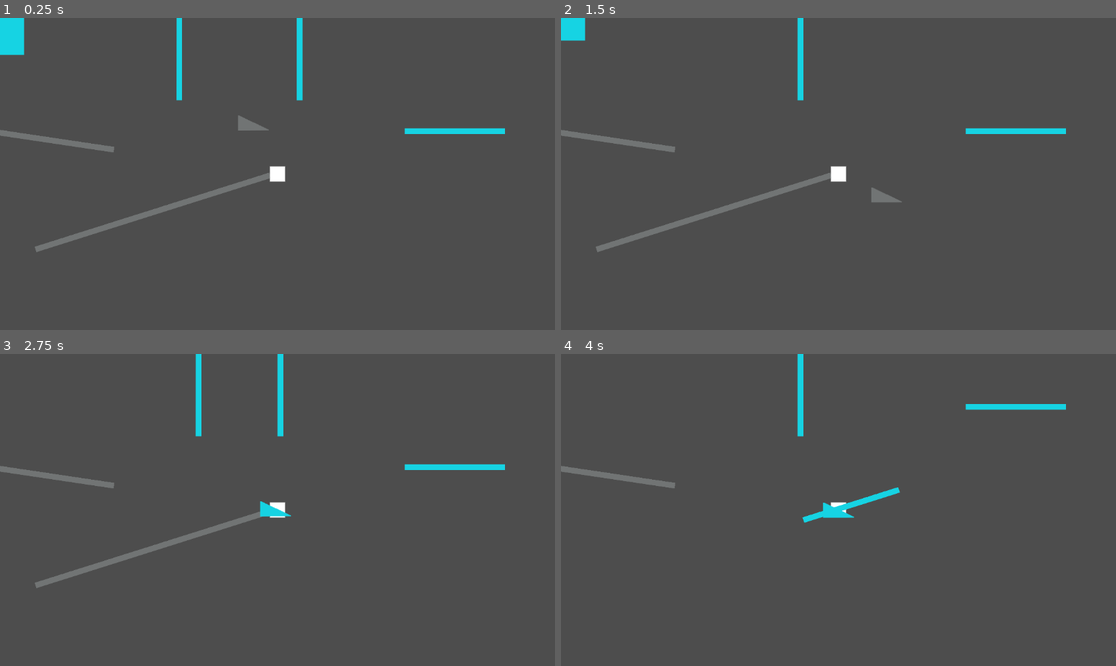
Above: before the commit, frames 1-4 (two rows, left to right).
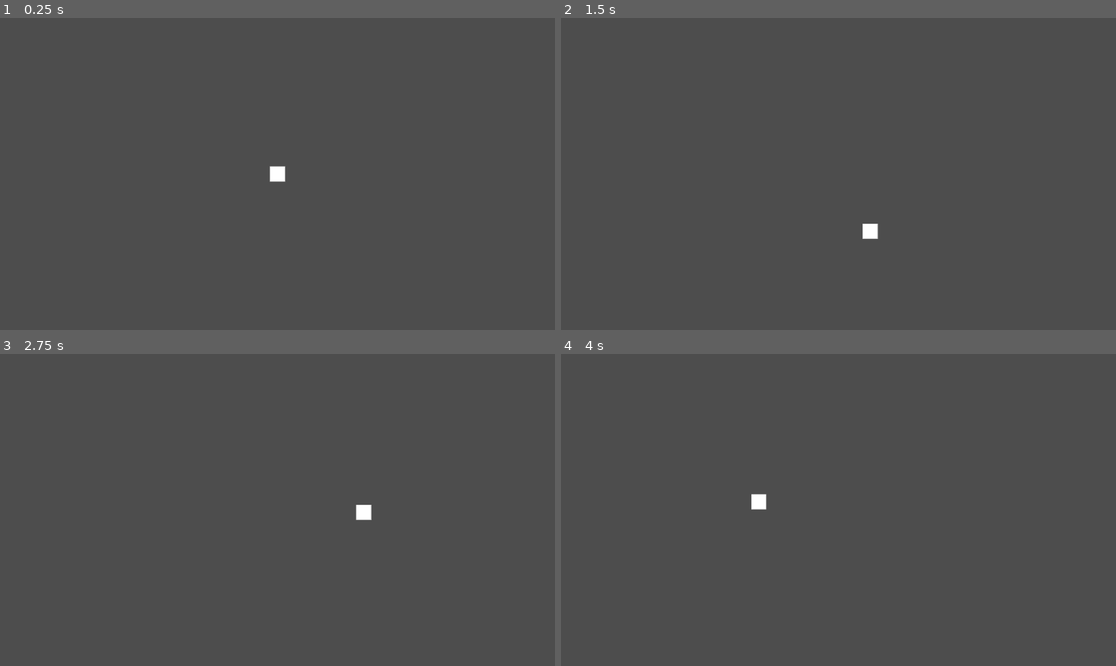
Above: after the commit, the same moments.

Repository: Abbarnan/DashNBeatScripts
Game: Godot game, scene res://Levels/MainGameMenu.tscn
Same seed, same stepped clock (60 frames per second), same inputs: the game is played once before the commit and once after it.
Inputs:
- Up to frame 1 (0.25 s): no input
- Up to frame 2 (1.5 s): hold Right (ui_right) 0.53-1.28 s; tap S (Dashing) at 0.6, 1.35 s; hold Down (ui_down) from 1.28 s (still down)
- Up to frame 3 (2.75 s): release Down (ui_down) at 2.03 s; hold Right (ui_right) from 2.03 s (still down); tap S (Dashing) at 2.1 s
- Up to frame 4 (4 s): release Right (ui_right) at 2.78 s; hold Up (ui_up) 2.78-3.53 s; tap S (Dashing) at 2.85, 3.6 s; hold Left (ui_left) from 3.53 s (still down)

The runs differ from the first frame. In frame 1, 2.8% of the frame differs, in the area x 0-91%, y 0-76%; in frame 2, 2.6%; in frame 3, 2.5%; in frame 4, 1.7%.

Commit message:
sprite changes and backpack rework

Diff:
--- /dev/null
+++ b/InwardsSpamAttack.gd
@@ -0,0 +1,57 @@
+extends Node2D
+@export var attackSpeed : int
+@export var angleBetween : float
+@export var attackTime: float
+@export var xdistance : int
+@export var ydistance : int
+@export var distanceFromPlayer : int
+@export var xdirection : int
+@export var ydirection : int
+@onready var singleAttack : PackedScene = preload("res://SingleAttack.tscn")
+var baseNode : Node2D
+var attackTimer : Timer
+var amountOfAttacks : float
+var fullList = []
+var currentTimerIteration = 0
+var startAttack = false
+func distanceCheck():
+	for i in range(len(fullList)):
+		if(len(fullList[i]) >= 1):
+			if(fullList[i][0].position.x == baseNode.position.x && fullList[i][0].position.y == baseNode.position.y):
+				var arraySize = len(fullList[i])
+				for attack in range(arraySize):
+					fullList[i][0].queue_free()
+					fullList[i].pop_at(0)
+func _ready() -> void:
+	baseNode = $"."
+	angleBetween = deg_to_rad(angleBetween)
+	attackTimer = $"Timer"
+	amountOfAttacks = (PI/2)/angleBetween
+	attackTimer.start(attackTime)
+func _process(delta: float) -> void:
+	if(startAttack):
+		if(currentTimerIteration == 1 && len(fullList[0])>0):
+			for attack in range(len(fullList[0])):
+					fullList[0][attack].position += Vector2(xdirection*-1*attackSpeed*cos(fullList[0][attack].rotation),ydirection*-1*attackSpeed*sin(fullList[0][attack].rotation))
+		elif(currentTimerIteration > 1):
+			for subset in range(len(fullList)):
+				if(len(fullList[subset]) > 0):
+					for attack in range(amountOfAttacks):
+						fullList[subset][attack].position += Vector2(xdirection*attackSpeed*cos(fullList[subset][attack].rotation),ydirection*attackSpeed*sin(fullList[subset][attack].rotation))
+
+func _on_timer_timeout() -> void:
+	var angleSum = 0;
+	var currentSet = []
+	currentTimerIteration+=1
+	if(currentTimerIteration%2 == 0):
+		angleSum = angleBetween/2
+	startAttack = true
+	for attack in range(amountOfAttacks):
+		var tempAttack = singleAttack.instantiate()
+		tempAttack.position = Vector2(cos(angleSum)*(xdistance-baseNode.position.x),sin(angleSum)*(ydistance-baseNode.position.y))
+		tempAttack.rotation = angleSum
+		angleSum += angleBetween
+		tempAttack.name = str(currentTimerIteration)+str(attack)
+		currentSet.append(tempAttack)
+		add_child(tempAttack)
+	fullList.append(currentSet)
--- /dev/null
+++ b/InwardsSpamAttack.tscn
@@ -0,0 +1,10 @@
+[gd_scene load_steps=2 format=3 uid="uid://xghx87685vue"]
+
+[ext_resource type="Script" uid="uid://cn0wvnoxti1py" path="res://InwardsSpamAttack.gd" id="1_lka35"]
+
+[node name="Node2D" type="Node2D"]
+script = ExtResource("1_lka35")
+
+[node name="Timer" type="Timer" parent="."]
+
+[connection signal="timeout" from="Timer" to="." method="_on_timer_timeout"]
--- a/Levels/MainGameMenu.tscn
+++ b/Levels/MainGameMenu.tscn
@@ -8,6 +8,8 @@
 [ext_resource type="PackedScene" uid="uid://0fkrjlisb30l" path="res://Objects/FollowingAttack/FollowingAttack(Triangle).tscn" id="6_yi0xq"]
 [ext_resource type="PackedScene" uid="uid://b31owc8kny758" path="res://Objects/Closing Attack/ClosingAttackHorizontial.tscn" id="7_87mhr"]
 [ext_resource type="PackedScene" uid="uid://80tmnsomhw53" path="res://Objects/Closing Attack/ClosingAttackVertical.tscn" id="8_p3vlp"]
+[ext_resource type="PackedScene" uid="uid://p76j7ydlsmd7" path="res://OutwardsSpamAttack.tscn" id="9_gjfau"]
+[ext_resource type="PackedScene" uid="uid://dpg2m116n1nkr" path="res://OutwardCircle.tscn" id="10_kkeb0"]
 
 [node name="Node2D" type="Node2D"]
 position = Vector2(-6, -2)
@@ -20,12 +22,14 @@
 dashWaitTime = 3.0
 
 [node name="Attack" parent="." instance=ExtResource("2_abvts")]
+visible = false
 position = Vector2(-16.0381, 236.077)
 rotation = -6.18247
 wait_time = 5
 attackSpeed = 5
 
 [node name="Wave Attack" type="Node2D" parent="."]
+visible = false
 script = ExtResource("3_67bbs")
 attackSpeed = 1
 
@@ -51,27 +55,53 @@
 one_shot = true
 
 [node name="Angled Attack" parent="." instance=ExtResource("5_1tluk")]
+visible = false
 position = Vector2(317.9, 404.625)
 rotation = -0.306921
 wait_time = 3.0
 attackSpeed = 5
 
 [node name="Following attack" parent="." instance=ExtResource("6_yi0xq")]
+visible = false
 position = Vector2(497.181, 187.857)
 wait_time = 2.0
 attackSpeed = 5
 followTime = 5.0
 
-[node name="Closing Attack" parent="." instance=ExtResource("7_87mhr")]
+[node name="Closing Attack Horizontial" parent="." instance=ExtResource("7_87mhr")]
+visible = false
 position = Vector2(946.248, 35.1603)
 attackSpeed = 3
 waitTime = 3
 travelDistances = 150
 
-[node name="Node2D" parent="." instance=ExtResource("8_p3vlp")]
+[node name="Closing Attack Vertical" parent="." instance=ExtResource("8_p3vlp")]
+visible = false
 position = Vector2(498.184, 66.3023)
 attackSpeed = 5
 waitTime = 2
 travelDistances = 150
 
+[node name="Outwards Spam" parent="." instance=ExtResource("9_gjfau")]
+visible = false
+position = Vector2(606.441, 335.53)
+attackSpeed = 10
+angleBetween = 15.0
+attackTime = 0.25
+xdistance = 25
+ydistance = 25
+distanceFromPlayer = 2000
+xdirection = -1
+ydirection = -1
+
+[node name="Outward Circle" parent="." instance=ExtResource("10_kkeb0")]
+visible = false
+position = Vector2(654.555, 281.283)
+attackSpeed = 10
+angleBetween = 10.0
+attackTime = 0.25
+xdistance = 100
+ydistance = 100
+distanceFromPlayer = 1000
+
 [connection signal="timeout" from="Wave Attack/Timer" to="Wave Attack" method="_on_timer_timeout"]
--- a/Objects/Closing Attack/ClosingAttackVertical.tscn
+++ b/Objects/Closing Attack/ClosingAttackVertical.tscn
@@ -38,11 +38,11 @@
 size = Vector2(209, 12)
 
 [node name="Node2D" type="Node2D"]
-rotation = 1.57256
 script = ExtResource("1_ir5vp")
 
 [node name="Right Wall" type="CharacterBody2D" parent="."]
-position = Vector2(0, -200)
+position = Vector2(200, 0)
+rotation = 1.5708
 
 [node name="AnimatedSprite2D" type="AnimatedSprite2D" parent="Right Wall"]
 sprite_frames = SubResource("SpriteFrames_x44j7")
@@ -54,7 +54,8 @@
 shape = SubResource("RectangleShape2D_gvl1y")
 
 [node name="Left Wall" type="CharacterBody2D" parent="."]
-position = Vector2(0, 200)
+position = Vector2(-200, 0)
+rotation = 1.5708
 
 [node name="AnimatedSprite2D" type="AnimatedSprite2D" parent="Left Wall"]
 sprite_frames = SubResource("SpriteFrames_x44j7")
--- /dev/null
+++ b/OutwardCircle.tscn
@@ -0,0 +1,10 @@
+[gd_scene load_steps=2 format=3 uid="uid://dpg2m116n1nkr"]
+
+[ext_resource type="Script" uid="uid://x5vmfkykjjvg" path="res://OutwardCircleAttack.gd" id="1_nk60k"]
+
+[node name="Node2D" type="Node2D"]
+script = ExtResource("1_nk60k")
+
+[node name="Timer" type="Timer" parent="."]
+
+[connection signal="timeout" from="Timer" to="." method="_on_timer_timeout"]
--- /dev/null
+++ b/OutwardCircleAttack.gd
@@ -0,0 +1,71 @@
+extends Node2D
+@export var attackSpeed : int
+@export var angleBetween : float
+@export var attackTime: float
+@export var xdistance : int
+@export var ydistance : int
+@export var distanceFromPlayer : int
+var xdirection : int
+var ydirection : int
+@onready var singleAttack : PackedScene = preload("res://SingleAttack.tscn")
+var baseNode : Node2D
+var attackTimer : Timer
+var amountOfAttacks : float
+var fullList = []
+var currentTimerIteration = 0
+var startAttack = false
+func distanceCheck():
+	for i in range(len(fullList)):
+		if(len(fullList[i]) >= 1):
+			if(sqrt((fullList[i][0].position.x-Global.playerPosition.x)**2 + (fullList[i][0].position.y-Global.playerPosition.y)**2) > distanceFromPlayer):
+				var arraySize = len(fullList[i])
+				for attack in range(arraySize):
+					fullList[i][0].queue_free()
+					fullList[i].pop_at(0)
+func _ready() -> void:
+	baseNode = $"."
+	angleBetween = deg_to_rad(angleBetween)
+	attackTimer = $"Timer"
+	amountOfAttacks = (2*PI)/angleBetween
+	attackTimer.start(attackTime)
+func _process(delta: float) -> void:
+	if(startAttack):
+		if(currentTimerIteration == 1 && len(fullList[0])>0):
+			for attack in range(len(fullList[0])):
+					fullList[0][attack].position += Vector2(xdirection*attackSpeed*cos(fullList[0][attack].rotation),ydirection*attackSpeed*sin(fullList[0][attack].rotation))
+		elif(currentTimerIteration > 1):
+			for subset in range(len(fullList)):
+				if(len(fullList[subset]) > 0):
+					for attack in range(amountOfAttacks):
+						fullList[subset][attack].position += Vector2(xdirection*attackSpeed*cos(fullList[subset][attack].rotation),ydirection*attackSpeed*sin(fullList[subset][attack].rotation))
+
+
+
+func _on_timer_timeout() -> void:
+	var angleSum = 0
+	var currentSet = []
+	if(currentTimerIteration%2 == 0):
+		angleSum = angleBetween/2
+	currentTimerIteration+=1
+	startAttack = true
+	for attack in range(amountOfAttacks):
+		if(angleSum >= 0 && angleSum <= (PI/2)):
+			xdirection = 1
+			ydirection = -1
+		elif (angleSum > (PI/2) && angleSum <= PI):
+			xdirection = 1
+			ydirection = 1
+		elif(angleSum > PI && angleSum <= ((3*PI)/2)):
+			xdirection = -1
+			ydirection = 1
+		elif (angleSum > (3*PI/2) && angleSum< 2*PI):
+			xdirection = -1
+			ydirection = -1
+		var tempAttack = singleAttack.instantiate()
+		tempAttack.position = Vector2(cos(angleSum)*(xdistance-baseNode.position.x),sin(angleSum)*(ydistance-baseNode.position.y))
+		tempAttack.rotation = angleSum
+		angleSum += angleBetween
+		tempAttack.name = str(currentTimerIteration)+str(attack)
+		currentSet.append(tempAttack)
+		add_child(tempAttack)
+	fullList.append(currentSet)
--- /dev/null
+++ b/OutwardsSpamAttack.gd
@@ -0,0 +1,58 @@
+extends Node2D
+@export var attackSpeed : int
+@export var angleBetween : float
+@export var attackTime: float
+@export var xdistance : int
+@export var ydistance : int
+@export var distanceFromPlayer : int
+@export var xdirection : int
+@export var ydirection : int
+@onready var singleAttack : PackedScene = preload("res://SingleAttack.tscn")
+var baseNode : Node2D
+var attackTimer : Timer
+var amountOfAttacks : float
+var fullList = []
+var currentTimerIteration = 0
+var startAttack = false
+func distanceCheck():
+	for i in range(len(fullList)):
+		if(len(fullList[i]) >= 1):
+			if(sqrt((fullList[i][0].position.x-Global.playerPosition.x)**2 + (fullList[i][0].position.y-Global.playerPosition.y)**2) > distanceFromPlayer):
+				var arraySize = len(fullList[i])
+				for attack in range(arraySize):
+					fullList[i][0].queue_free()
+					fullList[i].pop_at(0)
+func _ready() -> void:
+	baseNode = $"."
+	angleBetween = deg_to_rad(angleBetween)
+	attackTimer = $"Time Unit Next Attack"
+	amountOfAttacks = (PI/2)/angleBetween
+	attackTimer.start(attackTime)
+func _process(delta: float) -> void:
+	if(startAttack):
+		if(currentTimerIteration == 1 && len(fullList[0])>0):
+			for attack in range(len(fullList[0])):
+					fullList[0][attack].position += Vector2(xdirection*attackSpeed*cos(fullList[0][attack].rotation),ydirection*attackSpeed*sin(fullList[0][attack].rotation))
+		elif(currentTimerIteration > 1):
+			for subset in range(len(fullList)):
+				if(len(fullList[subset]) > 0):
+					for attack in range(amountOfAttacks):
+						fullList[subset][attack].position += Vector2(xdirection*attackSpeed*cos(fullList[subset][attack].rotation),ydirection*attackSpeed*sin(fullList[subset][attack].rotation))
+func _on_time_unit_next_attack_timeout() -> void:
+	var angleSum = 0;
+	var currentSet = []
+	currentTimerIteration+=1
+	if(currentTimerIteration%2 == 0):
+		angleSum = angleBetween/2
+	elif(currentTimerIteration%3 == 0):
+		angleSum = angleBetween/4
+	startAttack = true
+	for attack in range(amountOfAttacks):
+		var tempAttack = singleAttack.instantiate()
+		tempAttack.position = Vector2(cos(angleSum)*(xdistance-baseNode.position.x),sin(angleSum)*(ydistance-baseNode.position.y))
+		tempAttack.rotation = angleSum
+		angleSum += angleBetween
+		tempAttack.name = str(currentTimerIteration)+str(attack)
+		currentSet.append(tempAttack)
+		add_child(tempAttack)
+	fullList.append(currentSet)
--- /dev/null
+++ b/OutwardsSpamAttack.tscn
@@ -0,0 +1,10 @@
+[gd_scene load_steps=2 format=3 uid="uid://p76j7ydlsmd7"]
+
+[ext_resource type="Script" uid="uid://cplxx8c38o7o4" path="res://OutwardsSpamAttack.gd" id="1_umhrs"]
+
+[node name="Node2D" type="Node2D"]
+script = ExtResource("1_umhrs")
+
+[node name="Time Unit Next Attack" type="Timer" parent="."]
+
+[connection signal="timeout" from="Time Unit Next Attack" to="." method="_on_time_unit_next_attack_timeout"]
--- a/Scripts/ClosingAttackVertical.gd
+++ b/Scripts/ClosingAttackVertical.gd
@@ -10,6 +10,7 @@
 @export var attackSpeed : int
 @export var waitTime : int
 @export var travelDistances : int
+@export var repeat : bool
 
 func _ready() -> void:
 	rightSprite = $"Right Wall/AnimatedSprite2D"
@@ -19,17 +20,18 @@
 	rightStartingX = rightWall.position.x
 	leftStartingX = leftWall.position.x
 	timer = $Timer
+	timer.one_shot = repeat
 	timer.start(waitTime)
 
 func _process(delta: float) -> void:
 	if moveAttack:
-		leftWall.position.y += attackSpeed
-		rightWall.position.y -= attackSpeed
-		if abs(leftWall.position.y - leftStartingX) > travelDistances and abs(rightWall.position.y - rightStartingX) > travelDistances:
+		leftWall.position.x += attackSpeed
+		rightWall.position.x -= attackSpeed
+		if abs(leftWall.position.x - leftStartingX) > travelDistances:
 			moveAttack = false
-	if(!moveAttack and leftWall.position.y != leftStartingX):
-		leftWall.position.y -= attackSpeed
-		rightWall.position.y += attackSpeed
+	if(!moveAttack and leftWall.position.x != leftStartingX):
+		leftWall.position.x -= attackSpeed
+		rightWall.position.x += attackSpeed
 func _on_timer_timeout() -> void:
 	moveAttack = true
 	leftSprite.play("Actual")
--- a/Scripts/Movement.gd
+++ b/Scripts/Movement.gd
@@ -13,7 +13,7 @@
 func _ready():
 	timer = $"Dash Timer"
 	animated_sprite = $AnimatedSprite2D
-	Global.player = $"."
+	Global.playerPosition = $".".position
 func get_input():
 	var inputDir = Input.get_vector("ui_left", "ui_right", "ui_up", "ui_down")
 	if !isDashing:
@@ -21,6 +21,7 @@
 	else:
 		velocity = inputDir * dashVelocity
 func _physics_process(delta):
+	get_input()
 	if Input.is_action_just_pressed("Dashing") and canDash:
 		isDashing = true
 	if(!isDashing):
@@ -30,6 +31,7 @@
 		isDashing = false
 		canDash = false
 		timer.start(dashWaitTime)
+	Global.playerPosition = position
 func _on_area_2d_area_entered(area: Area2D) -> void:
 	print("Hit")
 	if area.is_in_group("Attack"):
--- a/Scripts/closing_attack_horizontial.gd
+++ b/Scripts/closing_attack_horizontial.gd
@@ -10,6 +10,7 @@
 @export var attackSpeed : int
 @export var waitTime : int
 @export var travelDistances : int
+@export var repeat : bool
 
 func _ready() -> void:
 	topSprite = $"Top Wall/AnimatedSprite2D"
@@ -19,13 +20,14 @@
 	topStartingY = topWall.position.y
 	bottomStartingY = bottomWall.position.y
 	timer = $Timer
+	timer.one_shot = repeat
 	timer.start(waitTime)
 
 func _process(delta: float) -> void:
 	if moveAttack:
 		bottomWall.position.y -= attackSpeed
 		topWall.position.y += attackSpeed
-		if abs(bottomWall.position.y - bottomStartingY) > travelDistances and abs(bottomWall.position.y - bottomStartingY) > travelDistances:
+		if abs(bottomWall.position.y - bottomStartingY) > travelDistances:
 			moveAttack = false
 	if(!moveAttack and bottomWall.position.y != bottomStartingY):
 		bottomWall.position.y += attackSpeed
--- a/Scripts/global.gd
+++ b/Scripts/global.gd
@@ -1,3 +1,3 @@
 extends Node
 
-var player : CharacterBody2D
+@onready var playerPosition : Vector2
--- /dev/null
+++ b/SingleAttack.tscn
@@ -0,0 +1,31 @@
+[gd_scene load_steps=5 format=3 uid="uid://bw304qlmadosm"]
+
+[ext_resource type="Texture2D" uid="uid://cawlpimic61rh" path="res://assets/DashNBeatAttacks(Physical).png" id="1_tkw6q"]
+
+[sub_resource type="AtlasTexture" id="AtlasTexture_yqp7k"]
+atlas = ExtResource("1_tkw6q")
+region = Rect2(224, 0, 32, 32)
+
+[sub_resource type="SpriteFrames" id="SpriteFrames_vfsg4"]
+animations = [{
+"frames": [{
+"duration": 1.0,
+"texture": SubResource("AtlasTexture_yqp7k")
+}],
+"loop": true,
+"name": &"default",
+"speed": 5.0
+}]
+
+[sub_resource type="CircleShape2D" id="CircleShape2D_1fnfq"]
+radius = 15.0
+
+[node name="Area2D" type="Node2D"]
+
+[node name="Node" type="Area2D" parent="."]
+
+[node name="AnimatedSprite2D" type="AnimatedSprite2D" parent="Node"]
+sprite_frames = SubResource("SpriteFrames_vfsg4")
+
+[node name="CollisionShape2D" type="CollisionShape2D" parent="Node"]
+shape = SubResource("CircleShape2D_1fnfq")
Not shown, added: InwardsSpamAttack.gd.uid
Not shown: 1 places in Levels/MainGameMenu.tscn that only renumber resources
Not shown, added: OutwardCircleAttack.gd.uid
Not shown, added: OutwardsSpamAttack.gd.uid
Binary file changed: assets/DashNBeatAttacks(Physical).png
Not shown, added: assets/DashNBeatAttacks(Physical).png.kra
Not shown, added: assets/DashNBeatAttacks(Physical).png~
Not shown, added: assets/DashNBeatAttacks.pgm
Not shown, added: assets/DashNBeatAttacks.pgm.kra
Not shown, added: assets/DashNBeatAttacks.png.kra
